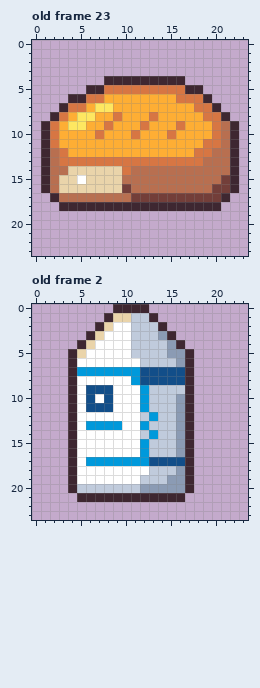
One commit to this pixel-art file: art/icons.aseprite. Above is the file before it was changed.
24x24 pixels, 79 frames. Shown: old frame 23, old frame 2. The commit also changed other frames, which this record leaves out.
Now the later version:
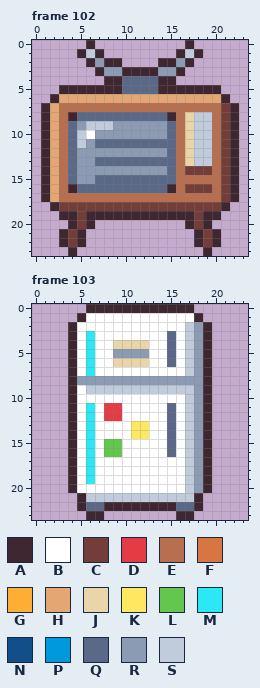
Palette (. is transparent): A #3e2731  B #ffffff  C #733e39  D #e43b44  E #b86f50  F #d77643  G #feae34  H #e4a672  J #ead4aa  K #fee761  L #63c74d  M #2ce8f5  N #124e89  P #0099db  Q #5a6988  R #8b9bb4  S #c0cbdc
A new or re-ordered frame is compared with the old frame closest to it.
From old to new:
frames 79 -> 179
--- frame 102 is new; against old frame 23
@@ x 0..23 @@
- 0 ........................
- 1 ........................
- 2 ........................
- 3 ........................
- 4 ........AAAAAAAAA.......
- 5 ......AAFFFFFFFFFAA.....
- 6 ....AAFFGGGGGGGGFFFA....
- 7 ...AFFGKKGGGGGGGGGFFA...
- 8 ..AFGKKGGFGGGFGGGGGFFA..
- 9 .AFGKKGGFGGGFGGGFGGGFEA.
-10 .AFGGGGFGGGFGGGFGGGGFEA.
-11 .AFGGGGGGGGGGGGGGGGFFEA.
-12 .AEFGGGGGGGGGGGGGGFFEEA.
-13 .AEFFFFFFFFFFFFFFFFEEEA.
-14 .AEEJJJJJJFEEEEEEEEEEEA.
-15 .AEJJBJJJJEEEEEEEEEEECA.
-16 .AEJJJJJJJCEEEEEEEEECCA.
-17 ..AEEEEEEEECCCCCCCCCCA..
-18 ...AAAAAAAAAAAAAAAAAA...
-19 ........................
-20 ........................
-21 ........................
-22 ........................
-23 ........................
+ 0 ......A..........A......
+ 1 .....ASA........ASA.....
+ 2 ......ARAA....AARA......
+ 3 .......ARRAAAARRA.......
+ 4 ........AAQQQQAA........
+ 5 ...AAAAAAAQQQQAAAAAAA...
+ 6 ..AHHHHHHHHHHHHHHHHHHA..
+ 7 .AHEEEEEEEEEEEEEEEEEECA.
+ 8 .AHEAQQQQQQQQQQAEJSSECA.
+ 9 .AHEQRSSSRRRRRRQEJSSECA.
+10 .AHEQSBRRRRRRRRQEJSSECA.
+11 .AHEQSRQQQQQQQQQEJSSECA.
+12 .AHEQRRRRRRRRRRQEJSSECA.
+13 .AHEQRRQQQQQQQQQEJSSECA.
+14 .AHEQRRRRRRRRRRQECCCECA.
+15 .AHEQRRQQQQQQQQQEEEEECA.
+16 .AHEAQQQQQQQQQQAECCCECA.
+17 .AHEEEEEEEEEEEEEEEEEECA.
+18 ..ACCCCCCCCCCCCCCCCCCA..
+19 ...AACAAAAAAAAAAAACAA...
+20 ....ACA..........ACA....
+21 ...ACA............ACA...
+22 ...ACA............ACA...
+23 ....A..............A....
--- frame 103 is new; against old frame 2
@@ x 0..23 @@
- 0 .........AAAA...........
- 1 ........AJJSSA..........
- 2 .......AJBBSSSA.........
- 3 ......AJBBBSSSRA........
- 4 .....AJBBBBSSSSRA.......
- 5 ....AJBBBBBSSSSRRA......
- 6 ....ABBBBBBBSSSSRA......
- 7 ....APPPPPPPNNNNNA......
- 8 ....ABBBBBBPNNNNNA......
- 9 ....ABNNNBBBPSSSSA......
-10 ....ABNBNBBBPSSSRA......
-11 ....ABNNNBBBPSSSRA......
-12 ....ABBBBBBBSPSSRA......
-13 ....ABPPPPBBPSSSRA......
-14 ....ABBBBBBBSPSSRA......
-15 ....ABBBBBBBPSSSRA......
-16 ....ABBBBBBBPSSSRA......
-17 ....ABPPPPPPPNNNNA......
-18 ....ABBBBBBBBSSSRA......
-19 ....ABBBBBBBSSSRRA......
-20 ....ASSSSSSSRRRRRA......
-21 .....AAAAAAAAAAAA.......
-22 ........................
-23 ........................
+ 0 ......AAAAAAAAAAAA......
+ 1 .....ABBBBBBBBBBBBA.....
+ 2 ....ABBBBBBBBBBBBSRA....
+ 3 ....ABMBBBBBBBBQBSRA....
+ 4 ....ABMBBJJJJBBQBSRA....
+ 5 ....ABMBBRRRRBBQBSRA....
+ 6 ....ABMBBJJJJBBQBSRA....
+ 7 ....ABMBBBBBBBBBBSRA....
+ 8 ....ARRRRRRRRRRRRRRA....
+ 9 ....ABSSSSSSSSSSSSRA....
+10 ....ABBBBBBBBBBBBSRA....
+11 ....ABMBDDBBBBBQBSRA....
+12 ....ABMBDDBBBBBQBSRA....
+13 ....ABMBBBBKKBBQBSRA....
+14 ....ABMBBBBKKBBQBSRA....
+15 ....ABMBLLBBBBBQBSRA....
+16 ....ABMBLLBBBBBQBSRA....
+17 ....ABMBBBBBBBBBBSRA....
+18 ....ABMBBBBBBBBBBSRA....
+19 ....ABMBBBBBBBBBBSRA....
+20 ....ABBBBBBBBBBBBSRA....
+21 .....ASSSSSSSSSSSSA.....
+22 .....AQQAAAAAAAAQQA.....
+23 ......AA........AA......
Boxes around the changes in both pictures, in picture pixels (x1, y1, x2, y2):
changed: (41, 40, 239, 256)
changed: (68, 304, 212, 520)
